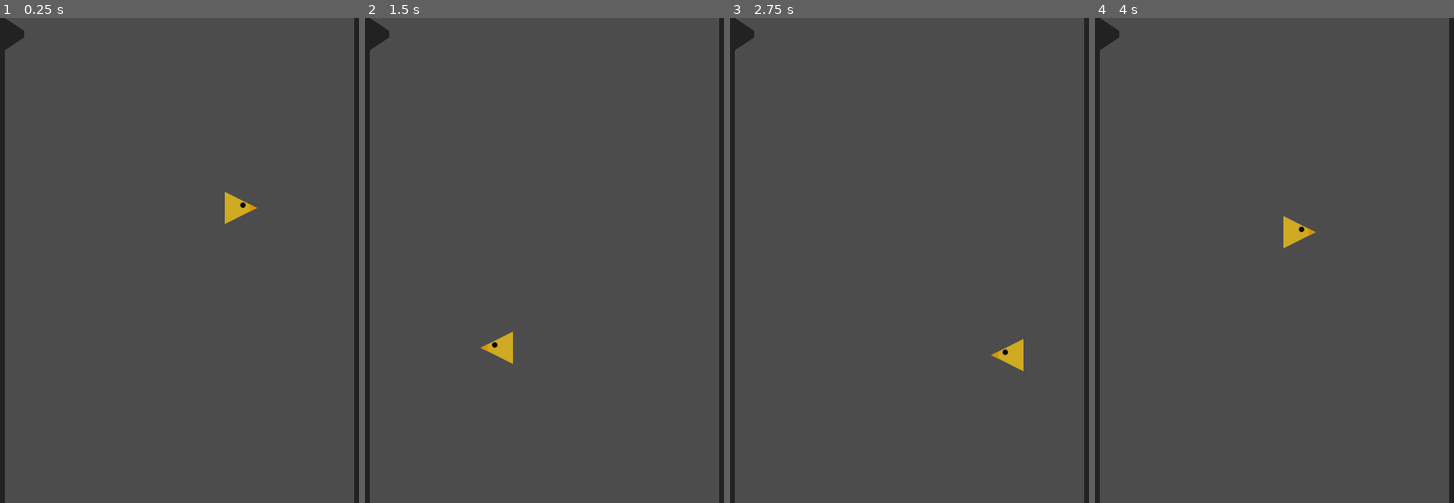
Above: before the commit, frames 1-4 (left to right).
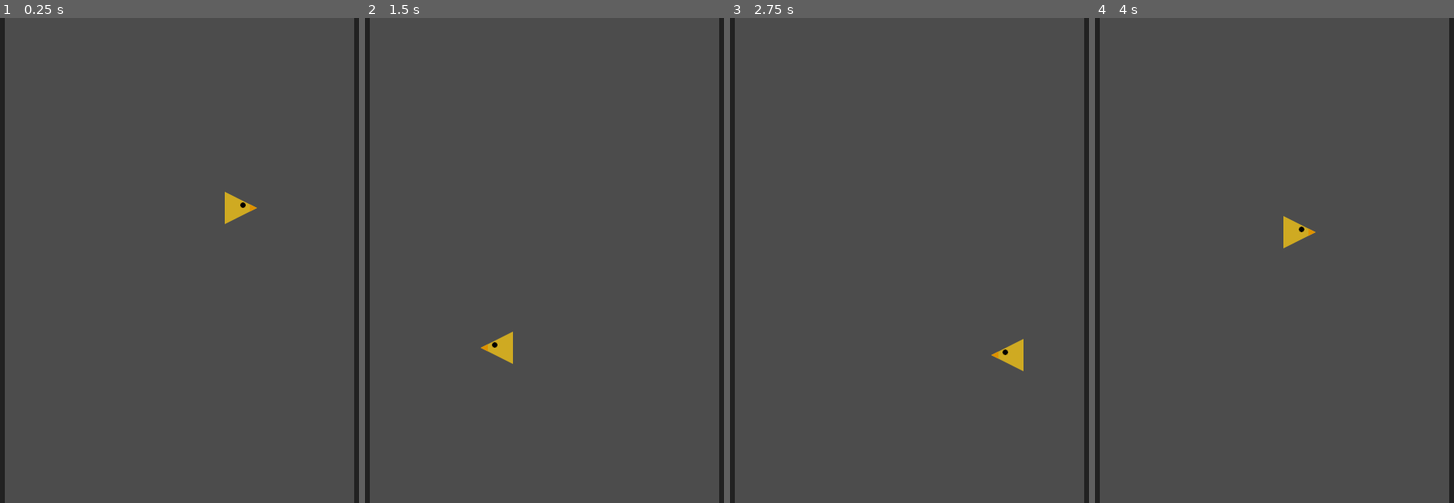
Above: after the commit, the same moments.

Repository: karmek-k/jumpbird
Game: Godot game, scene res://scenes/Game.tscn
Same seed, same stepped clock (60 frames per second), same inputs: the game is played once before the commit and once after it.
Inputs:
- Up to frame 1 (0.25 s): no input
- Up to frame 2 (1.5 s): hold Up (ui_up) from 0.53 s (still down)
- Up to frame 3 (2.75 s): release Up (ui_up) at 2.03 s
- Up to frame 4 (4 s): hold Up (ui_up) from 2.78 s (still down)

The runs differ from the first frame. In frame 1, 0.2% of the frame differs, in the area x 1-7%, y 0-7%; in frame 2, 0.2%; in frame 3, 0.2%; in frame 4, 0.2%.

Commit message:
Create a separate Spike scene

Diff:
--- a/scenes/Game.tscn
+++ b/scenes/Game.tscn
@@ -1,9 +1,10 @@
-[gd_scene load_steps=7 format=2]
+[gd_scene load_steps=8 format=2]
 
 [ext_resource path="res://sprites/bird.png" type="Texture" id=1]
 [ext_resource path="res://scripts/BirdMovement.gd" type="Script" id=2]
 [ext_resource path="res://scripts/Wall.gd" type="Script" id=3]
 [ext_resource path="res://scripts/Root.gd" type="Script" id=4]
+[ext_resource path="res://scenes/Spike.tscn" type="PackedScene" id=5]
 
 [sub_resource type="RectangleShape2D" id=2]
 extents = Vector2( 4, 300 )
@@ -64,19 +65,9 @@
 
 [node name="Spikes" type="Node2D" parent="."]
 
-[node name="Spike" type="Area2D" parent="Spikes"]
-position = Vector2( 8, 0 )
-__meta__ = {
-"_edit_group_": true
-}
-
-[node name="CollisionPolygon2D" type="CollisionPolygon2D" parent="Spikes/Spike"]
-polygon = PoolVector2Array( 0, 0, 0, 40, 24, 24, 24, 16 )
-
-[node name="Polygon2D" type="Polygon2D" parent="Spikes/Spike"]
-color = Color( 0.137255, 0.137255, 0.137255, 1 )
-polygon = PoolVector2Array( 0, 0, 0, 40, 24, 24, 24, 16 )
+[node name="Spike" parent="Spikes" instance=ExtResource( 5 )]
+visible = false
 
 [connection signal="game_over" from="Bird" to="." method="_on_Bird_game_over"]
+[connection signal="wall_bumped" from="Bird" to="." method="_on_Bird_wall_bumped"]
 [connection signal="screen_exited" from="Bird/VisibilityNotifier2D" to="Bird" method="_on_VisibilityNotifier2D_screen_exited"]
-[connection signal="body_entered" from="Spikes/Spike" to="Bird" method="_on_Spike_body_entered"]
--- /dev/null
+++ b/scenes/Spike.tscn
@@ -0,0 +1,14 @@
+[gd_scene format=2]
+
+[node name="Spike" type="Area2D"]
+position = Vector2( 8, 0 )
+__meta__ = {
+"_edit_group_": true
+}
+
+[node name="CollisionPolygon2D" type="CollisionPolygon2D" parent="."]
+polygon = PoolVector2Array( 0, 0, 0, 40, 24, 24, 24, 16 )
+
+[node name="Polygon2D" type="Polygon2D" parent="."]
+color = Color( 0.137255, 0.137255, 0.137255, 1 )
+polygon = PoolVector2Array( 0, 0, 0, 40, 24, 24, 24, 16 )
